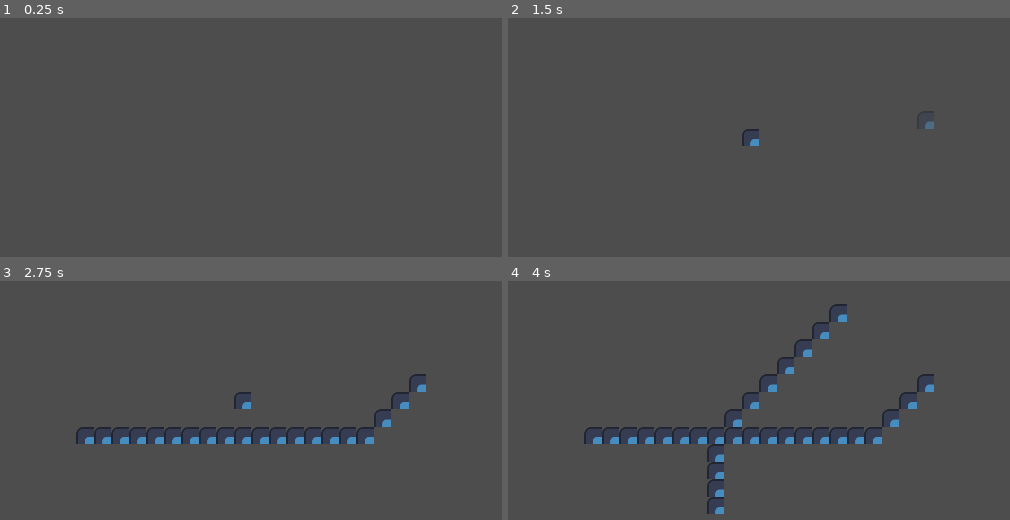
Above: before the commit, frames 1-4 (two rows, left to right).
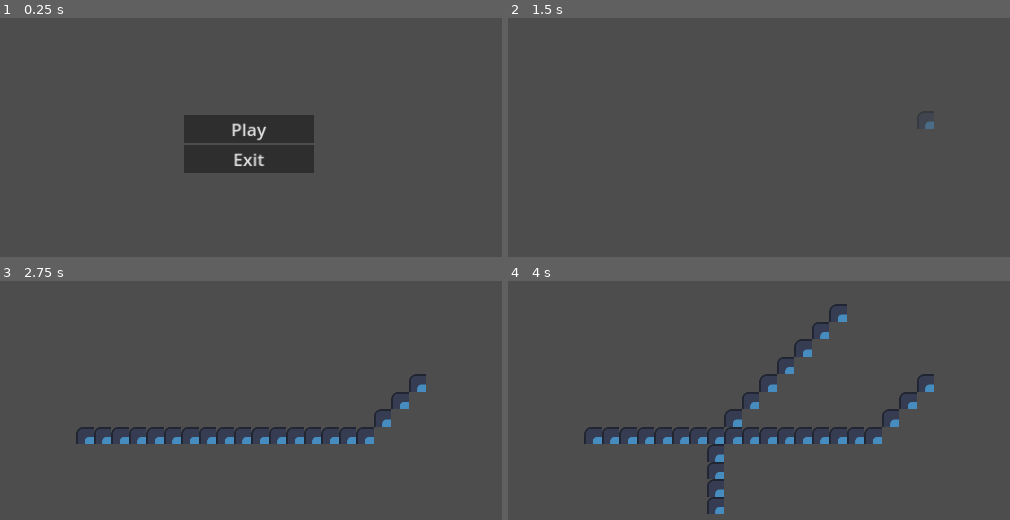
Above: after the commit, the same moments.

Repository: Aisudoragon/logic-gates
Game: Godot game, scene res://main.tscn
The game is run twice, just before and just after one commit, with the same random seed, the same clock (stepped at 60 frames per second) and the same inputs. The engine's default icon, where the game draws it, is replaced by a stand-in: a white triangle on a blue panel in a dark square.
Inputs (mouse positions are in pixels of both pictures, inside the frame that each line leads up to):
- Up to frame 1 (0.25 s): no input
- Up to frame 2 (1.5 s): click (759, 127) at 0.5 s, where only the run after the commit has a clickable "Play"; tap Enter at 1.25 s; move the mouse to (934, 120) at 1.27 s; press the mouse at (934, 120) at 1.28 s
- Up to frame 3 (2.75 s): tap Space at 2 s; move the mouse to (90, 429) at 2.02 s; release the mouse at (90, 429) at 2.03 s; click (90, 429) at 2.1 s
- Up to frame 4 (4 s): tap Enter at 2.75 s; move the mouse to (839, 307) at 2.77 s; press the mouse at (839, 307) at 2.78 s; tap Space at 3.5 s; move the mouse to (718, 496) at 3.52 s; release the mouse at (718, 496) at 3.53 s; click (718, 496) at 3.6 s

The runs differ from the first frame. In frame 1, 5.9% of the frame differs, in the area x 36-63%, y 40-65%; in frame 2, 0.1%; in frame 3, 0.1%; in frame 4, nothing differs.

Commit message:
Adding some UI things

Diff:
--- /dev/null
+++ b/frontend/game_theme.tres
@@ -0,0 +1,7 @@
+[gd_resource type="Theme" load_steps=2 format=3 uid="uid://c8lhjdysj4bwo"]
+
+[sub_resource type="SystemFont" id="SystemFont_5k6dw"]
+
+[resource]
+default_font = SubResource("SystemFont_5k6dw")
+default_font_size = 42
--- /dev/null
+++ b/frontend/main_menu.gd
@@ -0,0 +1,14 @@
+extends Control
+
+
+# Called when the node enters the scene tree for the first time.
+func _ready() -> void:
+	pass # Replace with function body.
+
+
+func _on_play_pressed() -> void:
+	get_tree().change_scene_to_file("res://backend/playground.tscn")
+
+
+func _on_exit_pressed() -> void:
+	get_tree().quit()
--- a/frontend/main_menu.tscn
+++ b/frontend/main_menu.tscn
@@ -1,4 +1,7 @@
-[gd_scene format=3 uid="uid://rauors3md384"]
+[gd_scene load_steps=3 format=3 uid="uid://rauors3md384"]
+
+[ext_resource type="Theme" uid="uid://c8lhjdysj4bwo" path="res://frontend/game_theme.tres" id="1_s3wd6"]
+[ext_resource type="Script" path="res://frontend/main_menu.gd" id="2_jllpu"]
 
 [node name="MainMenu" type="Control"]
 layout_mode = 3
@@ -8,3 +11,31 @@
 grow_horizontal = 2
 grow_vertical = 2
 mouse_filter = 1
+theme = ExtResource("1_s3wd6")
+script = ExtResource("2_jllpu")
+
+[node name="VBoxContainer" type="VBoxContainer" parent="."]
+layout_mode = 1
+anchors_preset = 8
+anchor_left = 0.5
+anchor_top = 0.5
+anchor_right = 0.5
+anchor_bottom = 0.5
+offset_left = -156.0
+offset_top = -68.0
+offset_right = 156.0
+offset_bottom = 68.0
+grow_horizontal = 2
+grow_vertical = 2
+alignment = 1
+
+[node name="Play" type="Button" parent="VBoxContainer"]
+layout_mode = 2
+text = "Play"
+
+[node name="Exit" type="Button" parent="VBoxContainer"]
+layout_mode = 2
+text = "Exit"
+
+[connection signal="pressed" from="VBoxContainer/Play" to="." method="_on_play_pressed"]
+[connection signal="pressed" from="VBoxContainer/Exit" to="." method="_on_exit_pressed"]
--- a/main.tscn
+++ b/main.tscn
@@ -1,10 +1,7 @@
-[gd_scene load_steps=3 format=3 uid="uid://bi5hhpatujwm4"]
+[gd_scene load_steps=2 format=3 uid="uid://bi5hhpatujwm4"]
 
-[ext_resource type="PackedScene" uid="uid://vxc7l235kxff" path="res://backend/playground.tscn" id="1_wpl5c"]
 [ext_resource type="PackedScene" uid="uid://rauors3md384" path="res://frontend/main_menu.tscn" id="2_slwms"]
 
 [node name="Main" type="Node"]
 
-[node name="Playground" parent="." instance=ExtResource("1_wpl5c")]
-
 [node name="MainMenu" parent="." instance=ExtResource("2_slwms")]
